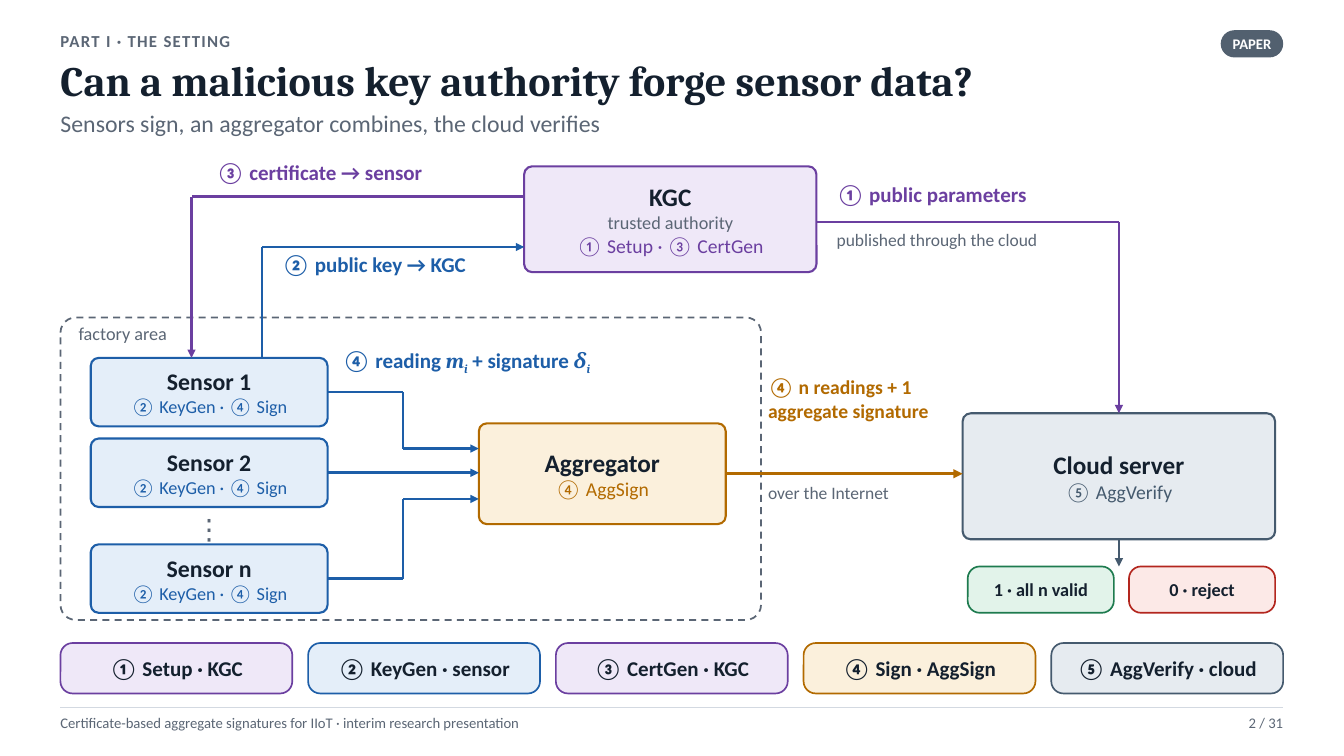
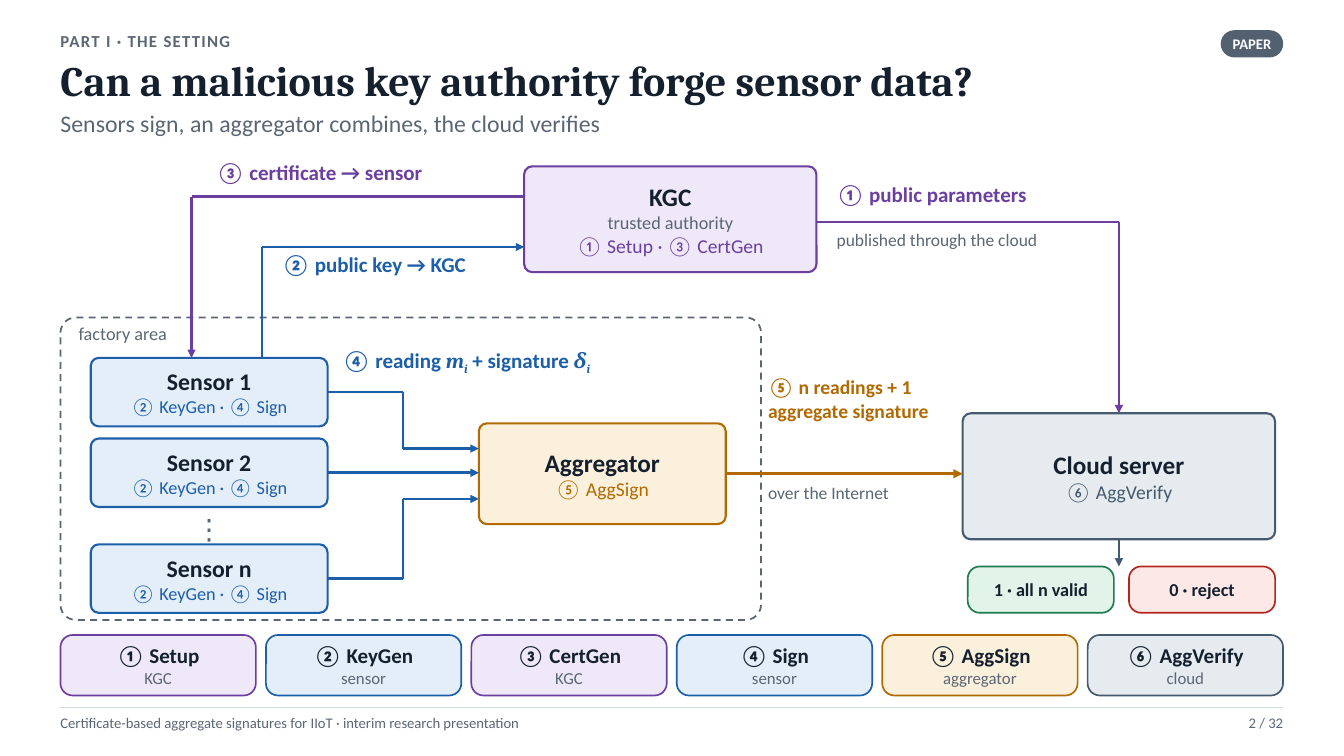
Before and after one commit to Anurag-1205/Certificate-Based-Aggregate-Signature, a slide deck: slide 2 of presentation/CBAS_Interim_Presentation.pptx. Drawn at 1344x756 pixels with LibreOffice and Linux fonts; fonts in the diff are those of the drawing. Boxes give left, top, right and bottom in pixels: in the first picture for what was removed or moved away, otherwise in the second. Text is boxed around its words. In the diff, an @@ line names an element or a change of style, - is before the commit and + after.

```diff
--- a/presentation/CBAS_Interim_Presentation.pptx
+++ b/presentation/CBAS_Interim_Presentation.pptx
@@ text at (768, 378, 929, 422): text changed @@
-④ n readings + 1 aggregate signature
+⑤ n readings + 1 aggregate signature
@@ text in rounded rectangle at (555, 480, 649, 500): text changed @@
-④ AggSign
+⑤ AggSign
@@ rounded rectangle "① Setup": place and size @@
-rounded rectangle "① Setup" at (60, 643, 292, 694)
+rounded rectangle "① Setup" at (60, 635, 256, 696)
@@ text in rounded rectangle at (117, 646, 199, 684): text changed @@
-① Setup · KGC
+① Setup
+KGC
@@ rounded rectangle "② KeyGen": place and size @@
-rounded rectangle "② KeyGen" at (309, 643, 540, 694)
+rounded rectangle "② KeyGen" at (266, 635, 462, 696)
@@ text in rounded rectangle at (314, 646, 414, 684): text changed @@
-② KeyGen · sensor
+② KeyGen
+sensor
@@ rounded rectangle "③ CertGen": place and size @@
-rounded rectangle "③ CertGen" at (556, 643, 787, 694)
+rounded rectangle "③ CertGen" at (472, 635, 667, 696)
@@ text in rounded rectangle at (517, 646, 621, 684): text changed @@
-③ CertGen · KGC
+③ CertGen
+KGC
@@ rounded rectangle "④ Sign": place and size @@
-rounded rectangle "④ Sign" at (804, 643, 1035, 694)
+rounded rectangle "④ Sign" at (677, 635, 872, 696)
@@ rounded rectangle "④ Sign" at (677, 635, 872, 696): fill #FBF0DC to #E4EEF9; outline #B26A00 1.2 pt to #1D5EA8 1.2 pt; proportions changed @@
@@ text in rounded rectangle at (740, 646, 809, 684): text changed; size 15 to 12 pt; text colour #14202E to #5B6675; bold off @@
-④ Sign · AggSign
+④ Sign
+sensor
@@ rounded rectangle added at (882, 635, 1078, 696), fill #FBF0DC, outline #B26A00 1.2 pt, 12 pt, text #5B6675 @@
+⑤ AggSign
+aggregator
@@ proportions changed in 4 elements at (60, 635, 256, 696), (266, 635, 462, 696), (472, 635, 667, 696), (1088, 635, 1284, 696) @@
@@ rounded rectangle "⑥ AggVerify": place and size @@
-rounded rectangle "⑥ AggVerify" at (1052, 643, 1284, 694)
+rounded rectangle "⑥ AggVerify" at (1088, 635, 1284, 696)
@@ text in rounded rectangle at (1127, 646, 1244, 684): text changed @@
-⑤ AggVerify · cloud
+⑥ AggVerify
+cloud
@@ text at (1249, 718, 1283, 728): text changed @@
-2 / 31
+2 / 32
```
Also in this commit, not shown: 29 other slides changed, 1 slide added, 57 other files.
